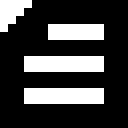
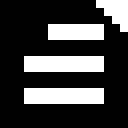
Comparing the layer stacks of the two 128 × 128 images. Changes:
painted on "Background copy" over box(0, 0, 128, 32)
hid "Background", painted on it over box(0, 0, 128, 32)
